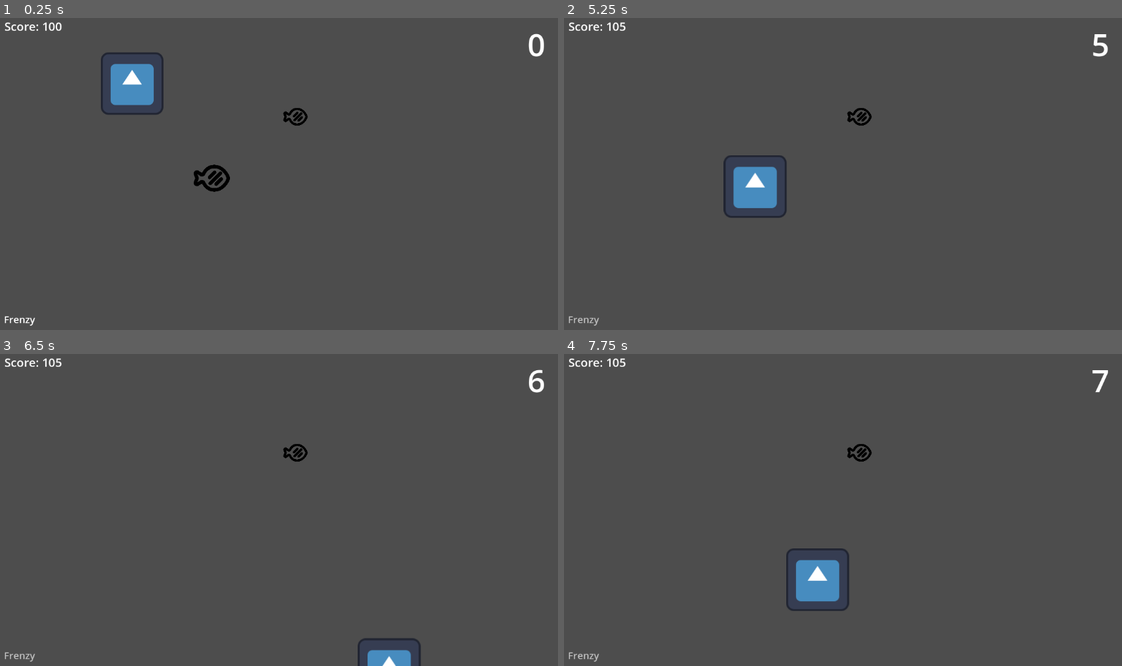
Above: before the commit, frames 1-4 (two rows, left to right).
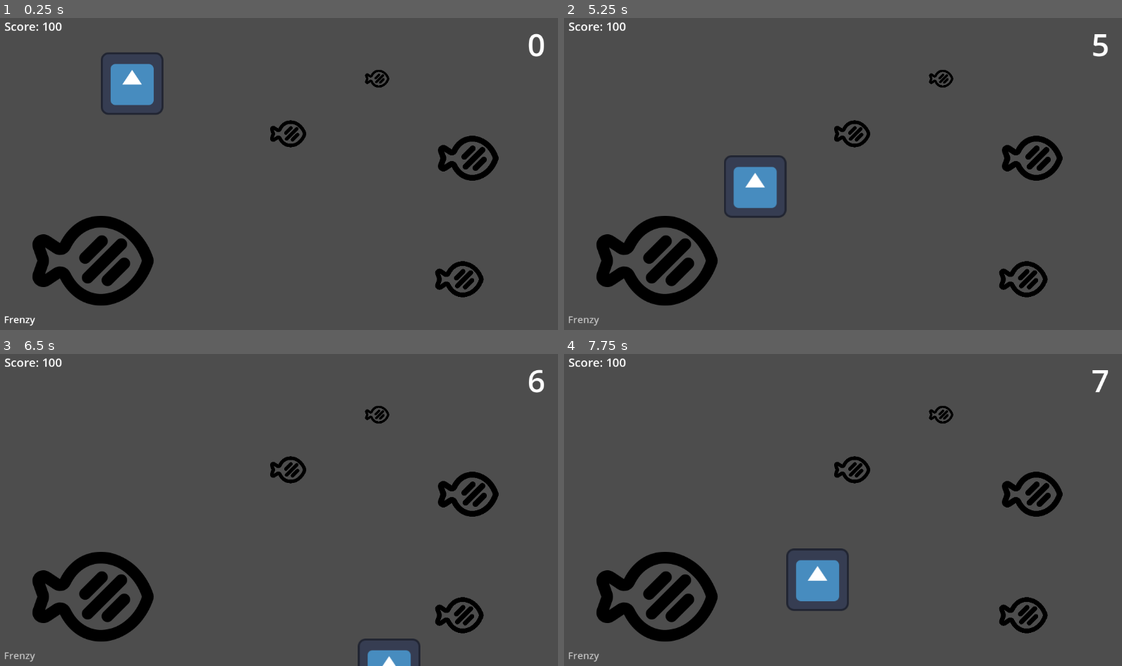
Above: after the commit, the same moments.

Repository: bryanjhdang/gmtk2024
Game: Godot game, scene res://scenes/sandbox.tscn
Two runs of this game, one before a commit and one after it. Both use one fixed random seed, a clock stepped at 60 frames per second and the inputs below. The engine's default icon, where the game draws it, is replaced by a stand-in: a white triangle on a blue panel in a dark square.
Inputs (mouse positions are in pixels of both pictures, inside the frame that each line leads up to):
- Up to frame 1 (0.25 s): no input
- Up to frame 2 (5.25 s): tap Enter at 0.5 s; move the mouse to (971, 155) at 0.52 s; tap W (chomp) at 0.6, 3.6 s; tap Space at 1.25 s; move the mouse to (731, 186) at 1.27 s; right-click (731, 186) at 1.35 s; move the mouse to (904, 102) at 2.02 s; hold E (frenzy) 2.03-2.78 s; move the mouse to (815, 236) at 2.77 s; click (815, 236) at 2.85 s; move the mouse to (1015, 220) at 3.52 s; move the mouse to (675, 124) at 4.27 s; right-click (675, 124) at 4.35 s; move the mouse to (876, 170) at 5.02 s; hold E (frenzy) from 5.03 s (still down)
- Up to frame 3 (6.5 s): move the mouse to (195, 428) at 5.77 s; release E (frenzy) at 5.78 s; click (195, 428) at 5.85 s
- Up to frame 4 (7.75 s): move the mouse to (971, 491) at 6.52 s; tap W (chomp) at 6.6 s; move the mouse to (731, 522) at 7.27 s; right-click (731, 522) at 7.35 s

The runs differ from the first frame. In frame 1, 5.1% of the frame differs, in the area x 5-90%, y 16-93%; in frame 2, 4.9%; in frame 3, 4.9%; in frame 4, 4.9%.

Commit message:
working scoreboard and high score tracking

Diff:
--- /dev/null
+++ b/characters/fish/boss_fish.tscn
@@ -0,0 +1,22 @@
+[gd_scene load_steps=4 format=3 uid="uid://553m81mktncj"]
+
+[ext_resource type="Script" path="res://characters/fish/fish.gd" id="1_1aioc"]
+[ext_resource type="Texture2D" uid="uid://db0rf25g0ry6n" path="res://assets/fish-cooked-svgrepo-com.svg" id="2_ff0jp"]
+
+[sub_resource type="CapsuleShape2D" id="CapsuleShape2D_6rmjw"]
+radius = 89.0
+height = 226.0
+
+[node name="BossFish" type="Area2D"]
+script = ExtResource("1_1aioc")
+value = 500.0
+
+[node name="Sprite2D" type="Sprite2D" parent="."]
+scale = Vector2(0.5, 0.5)
+texture = ExtResource("2_ff0jp")
+
+[node name="CollisionShape2D" type="CollisionShape2D" parent="."]
+rotation = 1.5708
+shape = SubResource("CapsuleShape2D_6rmjw")
+
+[connection signal="body_entered" from="." to="." method="_on_body_entered"]
--- a/characters/fish/fish.gd
+++ b/characters/fish/fish.gd
@@ -8,5 +8,4 @@
 		game_manager.add_point(value)
 		queue_free()
 	else:
-		print("lol you died")
-		get_tree().paused = true
+		game_manager.set_game_over()
--- a/project.godot
+++ b/project.godot
@@ -14,6 +14,10 @@
 run/main_scene="res://scenes/sandbox.tscn"
 config/features=PackedStringArray("4.3", "GL Compatibility")
 config/icon="res://assets/icon.svg"
+
+[autoload]
+
+Global="*res://scripts/Global.gd"
 
 [dotnet]
 
--- a/scenes/game_manager.gd
+++ b/scenes/game_manager.gd
@@ -1,7 +1,6 @@
 extends Node
 
 @onready var hud = %Hud
-
 
 var score: float
 
@@ -19,4 +18,24 @@
 		hud.update_score(score)
 
 func set_game_over() -> void:
+	self.addScore(score)
+	Global.latestScore = score
+	print("latest score: %d" % score)
 	get_tree().change_scene_to_file("res://scenes/game_over.tscn")
+
+func addScore(score) -> void:
+	var idx = Global.topScores.bsearch_custom(score, descending_bsearch, true)
+	Global.topScores.insert(idx, score)
+	Global.topScores.pop_back()
+	Global.save_data.high_score_1 = Global.topScores[0]
+	Global.save_data.high_score_2 = Global.topScores[1]
+	Global.save_data.high_score_3 = Global.topScores[2]
+	Global.save_data.high_score_4 = Global.topScores[3]
+	Global.save_data.high_score_5 = Global.topScores[4]
+	Global.save_data.save()
+	print(Global.topScores)
+
+func descending_bsearch(a, b) -> bool:
+	if a >= b:
+		return true
+	return false
--- a/scenes/game_over.gd
+++ b/scenes/game_over.gd
@@ -1,18 +1,9 @@
 extends CanvasLayer
 
-
-#@onready var game_manager = %GameManager
-
-
+@onready var score_label = %scoreLabel
 
 func _ready() -> void:
-	pass
-
-
-# I NEED HELP IDK HOW TO LINK SCORES (NEED TO MAKE SCORES A GLOBAL VARIABLE)
-#func update_score() -> void:
-	#$scoreLabel.text = "Score: %d" % game_manager.score
-
+	score_label.text = "Score: %d" % int(Global.latestScore)
 
 func _on_yes_pressed() -> void:
 	get_tree().change_scene_to_file("res://scenes/sandbox.tscn")
--- /dev/null
+++ b/scenes/menu.gd
@@ -0,0 +1,10 @@
+extends Node2D
+
+var scoreboard: Array[Label] = [$highscores1, $highscores2, $highscores3, $highscores4, $highscores5]
+
+func _ready():
+	$highscores1.text = str(int(Global.topScores[0]))
+	$highscores2.text = str(int(Global.topScores[1]))
+	$highscores3.text = str(int(Global.topScores[2]))
+	$highscores4.text = str(int(Global.topScores[3]))
+	$highscores5.text = str(int(Global.topScores[4]))
--- a/scenes/menu.tscn
+++ b/scenes/menu.tscn
@@ -1,11 +1,13 @@
-[gd_scene load_steps=4 format=3 uid="uid://cw0meiasgss1q"]
+[gd_scene load_steps=5 format=3 uid="uid://cw0meiasgss1q"]
 
+[ext_resource type="Script" path="res://scenes/menu.gd" id="1_oqqlg"]
 [ext_resource type="FontFile" uid="uid://tt4u3fqh87lr" path="res://fonts/PixelatedLove/PixelatedLove/pixelated-loveNew.ttf" id="1_vv163"]
 [ext_resource type="Script" path="res://scripts/menu_start_game.gd" id="2_osacb"]
 
 [sub_resource type="StyleBoxTexture" id="StyleBoxTexture_qu4s5"]
 
 [node name="Menu" type="Node2D"]
+script = ExtResource("1_oqqlg")
 
 [node name="gameTitle" type="Label" parent="."]
 offset_left = 184.0
@@ -29,19 +31,74 @@
 text = "HIGH SCORES"
 horizontal_alignment = 1
 
-[node name="highscores" type="Label" parent="."]
-offset_left = 504.0
-offset_top = 304.0
-offset_right = 648.0
-offset_bottom = 480.0
+[node name="highscores1" type="Label" parent="."]
+offset_left = 517.0
+offset_top = 305.0
+offset_right = 661.0
+offset_bottom = 341.0
 theme_override_constants/line_spacing = 4
 theme_override_fonts/font = ExtResource("1_vv163")
 theme_override_font_sizes/font_size = 24
-text = "1. 00000000
-2. 00000000
-3. 00000000
-4. 00000000
-5. 00000000"
+text = "00000000"
+horizontal_alignment = 1
+
+[node name="highscores2" type="Label" parent="."]
+offset_left = 517.0
+offset_top = 341.0
+offset_right = 661.0
+offset_bottom = 377.0
+theme_override_constants/line_spacing = 4
+theme_override_fonts/font = ExtResource("1_vv163")
+theme_override_font_sizes/font_size = 24
+text = "00000000"
+horizontal_alignment = 1
+
+[node name="highscores3" type="Label" parent="."]
+offset_left = 517.0
+offset_top = 377.0
+offset_right = 661.0
+offset_bottom = 412.0
+theme_override_constants/line_spacing = 4
+theme_override_fonts/font = ExtResource("1_vv163")
+theme_override_font_sizes/font_size = 24
+text = "00000000"
+horizontal_alignment = 1
+
+[node name="highscores4" type="Label" parent="."]
+offset_left = 516.0
+offset_top = 413.0
+offset_right = 662.0
+offset_bottom = 452.0
+theme_override_constants/line_spacing = 4
+theme_override_fonts/font = ExtResource("1_vv163")
+theme_override_font_sizes/font_size = 24
+text = "00000000"
+horizontal_alignment = 1
+
+[node name="highscores5" type="Label" parent="."]
+offset_left = 517.0
+offset_top = 449.0
+offset_right = 661.0
+offset_bottom = 485.0
+theme_override_constants/line_spacing = 4
+theme_override_fonts/font = ExtResource("1_vv163")
+theme_override_font_sizes/font_size = 24
+text = "00000000"
+horizontal_alignment = 1
+
+[node name="highscoreslabel" type="Label" parent="."]
+offset_left = 498.0
+offset_top = 305.0
+offset_right = 537.0
+offset_bottom = 481.0
+theme_override_constants/line_spacing = 4
+theme_override_fonts/font = ExtResource("1_vv163")
+theme_override_font_sizes/font_size = 24
+text = "1.
+2.
+3.
+4.
+5."
 horizontal_alignment = 1
 
 [node name="Button" type="Button" parent="."]
--- a/scenes/sandbox.tscn
+++ b/scenes/sandbox.tscn
@@ -1,10 +1,13 @@
-[gd_scene load_steps=6 format=3 uid="uid://bd1y1mjb4waxu"]
+[gd_scene load_steps=9 format=3 uid="uid://bd1y1mjb4waxu"]
 
 [ext_resource type="Script" path="res://scenes/game_manager.gd" id="1_kft4r"]
 [ext_resource type="PackedScene" uid="uid://dobfx4bhn6edj" path="res://characters/player/player.tscn" id="1_oa5yd"]
 [ext_resource type="PackedScene" uid="uid://cstbqkds6d5hl" path="res://characters/fish/baby_fish.tscn" id="2_e1r8k"]
 [ext_resource type="PackedScene" uid="uid://cbsal0wiyon0b" path="res://characters/fish/small_fish.tscn" id="4_mw18f"]
-[ext_resource type="PackedScene" uid="uid://21vyxb3yx326" path="res://scenes/hud.tscn" id="5_f2q30"]
+[ext_resource type="PackedScene" uid="uid://clroduu7vi62r" path="res://scenes/hud.tscn" id="5_f2q30"]
+[ext_resource type="PackedScene" uid="uid://cw7h1v66q0iq0" path="res://characters/fish/medium_fish.tscn" id="6_y8rkf"]
+[ext_resource type="PackedScene" uid="uid://cybyxms6m0nrf" path="res://characters/fish/large_fish.tscn" id="7_mo1x5"]
+[ext_resource type="PackedScene" uid="uid://553m81mktncj" path="res://characters/fish/boss_fish.tscn" id="8_neg6l"]
 
 [node name="TestingPlayground" type="Node2D"]
 
@@ -20,7 +23,16 @@
 position = Vector2(270, 143)
 
 [node name="BabyFish" parent="." instance=ExtResource("2_e1r8k")]
-position = Vector2(604, 211)
+position = Vector2(771, 133)
 
 [node name="SmallFish" parent="." instance=ExtResource("4_mw18f")]
-position = Vector2(433, 337)
+position = Vector2(589, 246)
+
+[node name="MediumFish" parent="." instance=ExtResource("6_y8rkf")]
+position = Vector2(939, 544)
+
+[node name="LargeFish" parent="." instance=ExtResource("7_mo1x5")]
+position = Vector2(957, 296)
+
+[node name="BossFish" parent="." instance=ExtResource("8_neg6l")]
+position = Vector2(190, 506)
--- /dev/null
+++ b/scripts/Global.gd
@@ -0,0 +1,13 @@
+extends Node
+
+var topScores: Array[float] = []
+var latestScore: float = 0
+var save_data: SaveData
+
+func _ready():
+	save_data = SaveData.load_or_create()
+	topScores.append(save_data.high_score_1)
+	topScores.append(save_data.high_score_2)
+	topScores.append(save_data.high_score_3)
+	topScores.append(save_data.high_score_4)
+	topScores.append(save_data.high_score_5)
--- /dev/null
+++ b/scripts/save_data.gd
@@ -0,0 +1,20 @@
+class_name SaveData extends Resource
+
+@export var high_score_1: int = 0
+@export var high_score_2: int = 0
+@export var high_score_3: int = 0
+@export var high_score_4: int = 0
+@export var high_score_5: int = 0
+
+const SAVE_PATH: String = "user://high_scores.tres"
+
+func save() -> void:
+	ResourceSaver.save(self, SAVE_PATH)
+
+static func load_or_create() -> SaveData:
+	var res:SaveData
+	if FileAccess.file_exists(SAVE_PATH):
+		res = load(SAVE_PATH) as SaveData
+	else:
+		res = SaveData.new()
+	return res
Not shown: 1 places in scenes/game_over.tscn that only renumber resources
Not shown: 1 places in scenes/hud.tscn that only renumber resources
